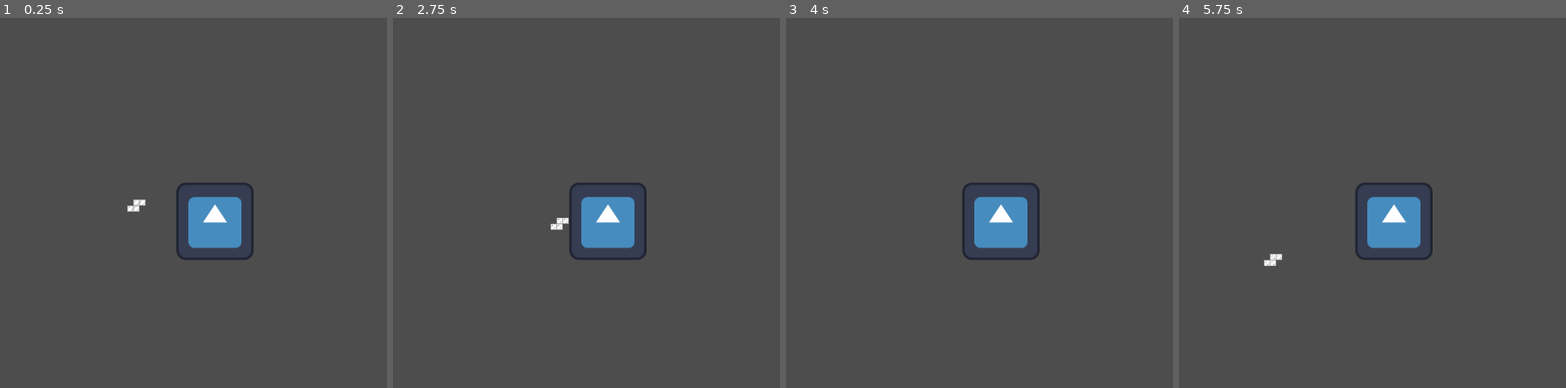
Above: before the commit, frames 1-4 (left to right).
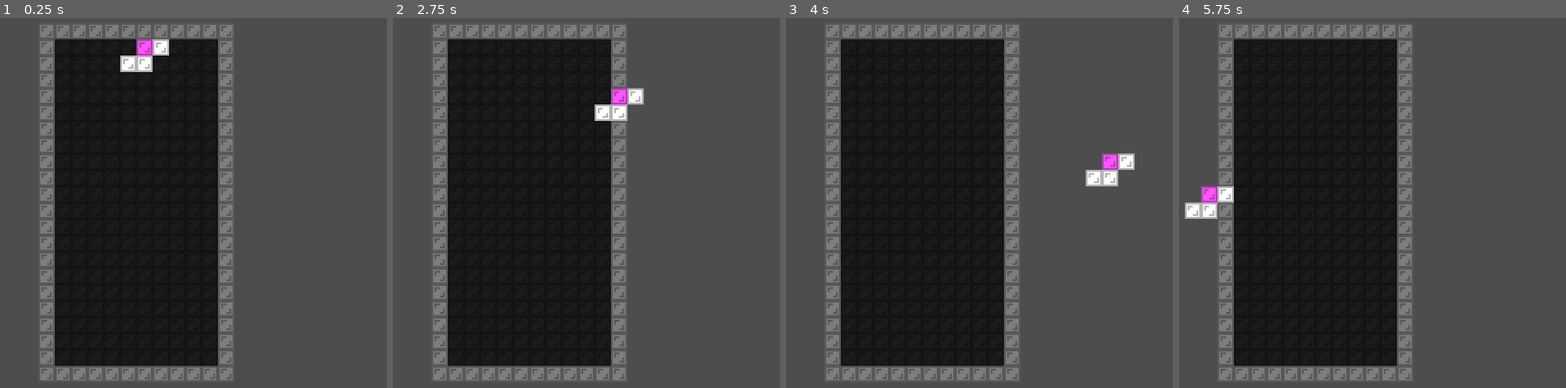
Above: after the commit, the same moments.

Repository: HenriqueCamillo/Dupartitris
Game: Godot game, scene res://Scenes/game.tscn
The game is run twice, just before and just after one commit, with the same random seed, the same clock (stepped at 60 frames per second) and the same inputs. The engine's default icon, where the game draws it, is replaced by a stand-in: a white triangle on a blue panel in a dark square.
Inputs:
- Up to frame 1 (0.25 s): no input
- Up to frame 2 (2.75 s): tap Enter at 0.5 s; hold Right (move_right) 0.53-1.28 s; tap Up (hard_drop) at 0.6 s; hold Left (move_left) 1.28-2.03 s; tap X (rotate_clockwise) at 1.35 s; hold Right (move_right) from 2.03 s (still down); tap Z (rotate_counterclockwise) at 2.1 s
- Up to frame 3 (4 s): tap Down (soft_drop) at 2.85 s; release Right (move_right) at 3.53 s; hold Left (move_left) from 3.53 s (still down); tap Up (hard_drop) at 3.6 s
- Up to frame 4 (5.75 s): keep holding Left (move_left); tap X (rotate_clockwise) at 4.35 s; tap Z (rotate_counterclockwise) at 5.1 s

The runs differ from the first frame. In frame 1, 44% of the frame differs, in the area x 10-66%, y 1-98%; in frame 2, 45%; in frame 3, 45%, in the area x 10-91%, y 1-98%; in frame 4, 45%.

Commit message:
Grid visuals and piece/block positioning on grid

Diff:
--- a/Scenes/game.tscn
+++ b/Scenes/game.tscn
@@ -1,14 +1,11 @@
-[gd_scene load_steps=3 format=3 uid="uid://c4ov56tonoyud"]
+[gd_scene load_steps=2 format=3 uid="uid://c4ov56tonoyud"]
 
 [ext_resource type="PackedScene" uid="uid://dgyg468y4vr6w" path="res://Scenes/tetris_manager.tscn" id="1_ebmjs"]
-[ext_resource type="Texture2D" uid="uid://que12xpy41kk" path="res://icon.svg" id="2_qxrlw"]
 
 [node name="Game" type="Node2D"]
 
 [node name="TetrisManager" parent="." instance=ExtResource("1_ebmjs")]
 
 [node name="Camera2D" type="Camera2D" parent="."]
-
-[node name="Sprite2D" type="Sprite2D" parent="."]
-position = Vector2(130, 31)
-texture = ExtResource("2_qxrlw")
+position = Vector2(0, -100)
+zoom = Vector2(2.7, 2.7)
--- a/Scenes/piece.tscn
+++ b/Scenes/piece.tscn
@@ -1,19 +1,26 @@
-[gd_scene load_steps=3 format=3 uid="uid://djhogos15swoh"]
+[gd_scene load_steps=4 format=3 uid="uid://djhogos15swoh"]
 
 [ext_resource type="Script" uid="uid://bc74w2lw44ux1" path="res://Scripts/Gameplay/piece.gd" id="1_jf0mb"]
 [ext_resource type="PackedScene" uid="uid://dk22ny3ep23ns" path="res://Scenes/block.tscn" id="2_y70yu"]
+[ext_resource type="Texture2D" uid="uid://dbi8ojrv127cx" path="res://Sprites/block.png" id="3_l2hco"]
 
 [node name="Piece" type="Node2D" node_paths=PackedStringArray("blocks")]
 script = ExtResource("1_jf0mb")
 blocks = [NodePath("Block1"), NodePath("Block2"), NodePath("Block3"), NodePath("Block4")]
 
 [node name="Block1" parent="." instance=ExtResource("2_y70yu")]
-position = Vector2(10, 0)
+position = Vector2(15, 5)
 
 [node name="Block2" parent="." instance=ExtResource("2_y70yu")]
-position = Vector2(0, 10)
+position = Vector2(5, 15)
 
 [node name="Block3" parent="." instance=ExtResource("2_y70yu")]
+position = Vector2(5, 5)
 
 [node name="Block4" parent="." instance=ExtResource("2_y70yu")]
-position = Vector2(-10, 0)
+position = Vector2(-5, 5)
+
+[node name="Debug" type="Sprite2D" parent="."]
+modulate = Color(1, 0.3372549, 1, 1)
+position = Vector2(5, 5)
+texture = ExtResource("3_l2hco")
--- a/Scenes/piece_spawner.tscn
+++ b/Scenes/piece_spawner.tscn
@@ -15,5 +15,3 @@
 script = ExtResource("1_fnwvi")
 _piece_types = Array[ExtResource("2_htfbb")]([ExtResource("3_85lbp"), ExtResource("4_hf1rk"), ExtResource("5_laevb"), ExtResource("6_4nrr1"), ExtResource("7_67x1v"), ExtResource("8_ugov6"), ExtResource("9_po8wo")])
 _piece_template = ExtResource("10_85lbp")
-
-[node name="Camera2D" type="Camera2D" parent="."]
--- /dev/null
+++ b/Scenes/t_grid.tscn
@@ -0,0 +1,25 @@
+[gd_scene load_steps=3 format=3 uid="uid://whceyfg610cp"]
+
+[ext_resource type="Script" uid="uid://d06gejtxsllr6" path="res://Scripts/Gameplay/t_grid.gd" id="1_4u0e5"]
+[ext_resource type="Texture2D" uid="uid://dbi8ojrv127cx" path="res://Sprites/block.png" id="2_4142e"]
+
+[node name="TGrid" type="Node2D" node_paths=PackedStringArray("border", "background")]
+script = ExtResource("1_4u0e5")
+border = NodePath("Boder")
+background = NodePath("Background")
+
+[node name="Boder" type="Sprite2D" parent="."]
+self_modulate = Color(0.48962224, 0.48962224, 0.48962218, 1)
+texture_repeat = 2
+position = Vector2(0, -100)
+texture = ExtResource("2_4142e")
+region_enabled = true
+region_rect = Rect2(0, 0, 120, 220)
+
+[node name="Background" type="Sprite2D" parent="."]
+self_modulate = Color(0.10747976, 0.10747973, 0.10747973, 1)
+texture_repeat = 2
+position = Vector2(0, -100)
+texture = ExtResource("2_4142e")
+region_enabled = true
+region_rect = Rect2(0, 0, 100, 200)
--- a/Scenes/tetris_manager.tscn
+++ b/Scenes/tetris_manager.tscn
@@ -1,18 +1,9 @@
-[gd_scene load_steps=14 format=3 uid="uid://dgyg468y4vr6w"]
+[gd_scene load_steps=5 format=3 uid="uid://dgyg468y4vr6w"]
 
 [ext_resource type="Script" uid="uid://je6xx4fm0oh4" path="res://Scripts/Gameplay/tetris_manager.gd" id="1_7cpae"]
 [ext_resource type="PackedScene" uid="uid://qabb27ubsbjd" path="res://Scenes/input_handler.tscn" id="2_gy7op"]
+[ext_resource type="PackedScene" uid="uid://whceyfg610cp" path="res://Scenes/t_grid.tscn" id="3_ilvt5"]
 [ext_resource type="PackedScene" uid="uid://5q2k55tkrw0o" path="res://Scenes/piece_spawner.tscn" id="3_s36ej"]
-[ext_resource type="Script" uid="uid://d06gejtxsllr6" path="res://Scripts/Gameplay/t_grid.gd" id="4_ilvt5"]
-[ext_resource type="Script" uid="uid://l6sli7lu00nu" path="res://Scripts/Data/piece_data.gd" id="4_m5pxt"]
-[ext_resource type="Resource" uid="uid://bufxj0a2augcj" path="res://Data/Pieces/i_piece.tres" id="5_vayi4"]
-[ext_resource type="Resource" uid="uid://plkfwo4jy00x" path="res://Data/Pieces/j_piece.tres" id="6_4sroy"]
-[ext_resource type="Resource" uid="uid://ctkcophlr6q18" path="res://Data/Pieces/l_piece.tres" id="7_f30yl"]
-[ext_resource type="Resource" uid="uid://wp1x2fkbxu3h" path="res://Data/Pieces/o_piece.tres" id="8_yys7r"]
-[ext_resource type="Resource" uid="uid://pm1fowtng7ph" path="res://Data/Pieces/s_piece.tres" id="9_l5o1t"]
-[ext_resource type="Resource" uid="uid://fbp3j8vwsbdt" path="res://Data/Pieces/t_piece.tres" id="10_25q4x"]
-[ext_resource type="Resource" uid="uid://buuktb1bv3lu0" path="res://Data/Pieces/z_piece.tres" id="11_gmr5w"]
-[ext_resource type="PackedScene" uid="uid://djhogos15swoh" path="res://Scenes/piece.tscn" id="12_j5g3x"]
 
 [node name="TetrisManager" type="Node2D" node_paths=PackedStringArray("_spawner", "_grid", "_das_timer")]
 script = ExtResource("1_7cpae")
@@ -40,13 +31,9 @@
 
 [node name="InputHandler" parent="." instance=ExtResource("2_gy7op")]
 
+[node name="TGrid" parent="." instance=ExtResource("3_ilvt5")]
+
 [node name="PieceSpawner" parent="." instance=ExtResource("3_s36ej")]
-_piece_types = Array[ExtResource("4_m5pxt")]([ExtResource("5_vayi4"), ExtResource("6_4sroy"), ExtResource("7_f30yl"), ExtResource("8_yys7r"), ExtResource("9_l5o1t"), ExtResource("10_25q4x"), ExtResource("11_gmr5w")])
-_piece_template = ExtResource("12_j5g3x")
-
-[node name="TGrid" type="Node2D" parent="."]
-script = ExtResource("4_ilvt5")
-metadata/_custom_type_script = "uid://d06gejtxsllr6"
 
 [node name="DASUpdateTimer" type="Timer" parent="."]
 wait_time = 0.1
--- a/Scripts/Gameplay/block.gd
+++ b/Scripts/Gameplay/block.gd
@@ -1,12 +1,36 @@
 class_name Block
 extends Node2D
 
+const _HALF_BLOCK_OFFSET := Vector2(GridSettings.BLOCK_SIZE / 2, GridSettings.BLOCK_SIZE / 2)
+
+var _parent_piece: Piece
 var _grid_position: Vector2i
+var grid_origin_position: Vector2
 
-func set_relative_grid_position(base_grid_position: Vector2i, relative_grid_position: Vector2i) -> void:
-	_grid_position = base_grid_position + relative_grid_position
-	position = relative_grid_position * GridSettings.BLOCK_SIZE
+@warning_ignore("unused_signal")
+signal on_detach(block: Block)
 
-func update_position_to_new_parent(parent_grid_position: Vector2i) -> void:
-	var relative_grid_position = _grid_position - parent_grid_position
-	set_relative_grid_position(parent_grid_position, relative_grid_position)
+func attach_to_piece(piece: Piece) -> void:
+	var parent = get_parent()
+	if parent != piece:
+		parent.remove_child(self)
+		_parent_piece.add_child(self)
+
+	_parent_piece = piece
+	recalculate_position()
+
+func detach_from_piece() -> void:
+	_parent_piece = null
+	_parent_piece.remove_child(self)
+	recalculate_position()
+
+func set_grid_position(grid_position: Vector2i) -> void:
+	_grid_position = grid_position
+	recalculate_position()
+
+func recalculate_position() -> void:
+	var world_position = _grid_position * GridSettings.BLOCK_SIZE + _HALF_BLOCK_OFFSET + grid_origin_position
+	if _parent_piece != null:
+		position = world_position - _parent_piece.position
+	else:
+		position = world_position
--- a/Scripts/Gameplay/piece.gd
+++ b/Scripts/Gameplay/piece.gd
@@ -6,6 +6,7 @@
 @export var blocks: Array[Block]
 
 var _piece_data: PieceData
+var _grid_origin_position: Vector2
 
 var _current_rotation := Enums.Rotation.DEGREES_0:
 	set(value):
@@ -15,23 +16,40 @@
 		_current_rotation = value
 		_update_blocks_positions()
 
-var _grid_position: Vector2i:
+var grid_position: Vector2i:
 	set(value):
-		if _grid_position == value:
+		if grid_position == value:
 			return
 
-		_grid_position = value
-		position = _grid_position * GridSettings.BLOCK_SIZE
+		grid_position = value
+		position = grid_position * GridSettings.BLOCK_SIZE + _grid_origin_position
 		_update_blocks_positions()
 
 @warning_ignore("shadowed_variable")
-func setup(piece_data: PieceData) -> void:
+func setup(piece_data: PieceData, grid_origin_position: Vector2) -> void:
 	if piece_data.variants <= 0:
 		push_error("Setting up Piece with Piece Data with 0 position variants (%s)." % piece_data.resource_name)
 		return
 
-	self._piece_data = piece_data
+	_piece_data = piece_data
+	_grid_origin_position = grid_origin_position
+
+	_setup_blocks()
 	_update_blocks_positions()
+
+func _setup_blocks() -> void:
+	for block in blocks:
+		block.grid_origin_position = _grid_origin_position
+		block.attach_to_piece(self)
+		block.on_detach.connect(_on_block_detached)
+
+func _on_block_detached(block: Block) -> void:
+	for i in range(0, blocks.size() - 1):
+		if blocks[i] == block:
+			blocks.remove_at(i)
+			break
+
+	block.on_detach.disconnect(_on_block_detached)
 
 func _get_blocks_offsets() -> Array[Vector2i]:
 	return _piece_data.get_blocks_positions(_current_rotation)
@@ -39,7 +57,7 @@
 func _update_blocks_positions() -> void:
 	for i in range(BLOCKS_PER_PIECE):
 		var block_offsets = _get_blocks_offsets()
-		blocks[i].set_relative_grid_position(_grid_position, block_offsets[i])
+		blocks[i].set_grid_position(grid_position + block_offsets[i])
 
 func rotate_clockwise() -> void:
 	_set_piece_rotation(_current_rotation + 1)
@@ -72,4 +90,4 @@
 	_move(Vector2i(offset, 0))
 
 func _move(offset: Vector2i) -> void:
-	_grid_position += offset
+	grid_position += offset
--- a/Scripts/Gameplay/piece_spawner.gd
+++ b/Scripts/Gameplay/piece_spawner.gd
@@ -3,6 +3,17 @@
 
 @export var _piece_types: Array[PieceData]
 @export var _piece_template: PackedScene
+
+var _grid: TGrid
+
+var _grid_origin_position: Vector2:
+	get:
+		if _grid == null:
+			return Vector2.ZERO
+		return _grid.get_origin_position()
+
+func setup(grid: TGrid) -> void:
+	_grid = grid
 
 func _get_random_piece_type() -> PieceData:
 	var index = randi_range(0, _piece_types.size() - 1)
@@ -11,5 +22,7 @@
 func spawn_piece() -> Piece:
 	var piece_type = _get_random_piece_type()
 	var piece = _piece_template.instantiate() as Piece
-	piece.setup(piece_type)
+	piece.setup(piece_type, _grid_origin_position)
+	piece.grid_position = GridSettings.INITIAL_POSITION
+	_grid.add_child(piece)
 	return piece
--- a/Scripts/Gameplay/t_grid.gd
+++ b/Scripts/Gameplay/t_grid.gd
@@ -1,16 +1,46 @@
 class_name TGrid
 extends Node2D
 
-var grid: Array[Block]
+@export var border: Sprite2D
+@export var background: Sprite2D
+
+var _grid: Array[Block]
+var _origin_position: Vector2
 
 func _ready() -> void:
+	_initialize_grid_array()
+	_setup_visuals()
+	_calculate_origin_position()
+
+func _initialize_grid_array() -> void:
 	var size = GridSettings.GRID_SIZE
 	var number_of_positions = size.x * size.y
-	grid.resize(number_of_positions)
+	_grid.resize(number_of_positions)
+
+func _setup_visuals() -> void:
+	var grid_shape = GridSettings.GRID_SIZE
+	background.position.y = -(grid_shape.y / 2) * GridSettings.BLOCK_SIZE
+	background.region_rect = Rect2(Vector2.ZERO, grid_shape * GridSettings.BLOCK_SIZE)
+
+	var border_shape = grid_shape + Vector2i(2, 2)
+	border.region_rect = Rect2(Vector2.ZERO, border_shape * GridSettings.BLOCK_SIZE)
+	border.position.y = background.position.y
+
+func _calculate_origin_position() -> void:
+	_origin_position = GridSettings.GRID_SIZE * GridSettings.BLOCK_SIZE
+	_origin_position *= -1
+	_origin_position.x /= 2
+
+func get_origin_position() -> Vector2:
+	return _origin_position
+
 
 @warning_ignore("shadowed_variable_base_class")
-func array_index(position: Vector2i) -> int:
+func _array_index(position: Vector2i) -> int:
 	return position.y * GridSettings.GRID_SIZE.y + position.x
+
+#func position_piece_on_grid(piece: Piece, grid_position: Vector2i = GridSettings.INITIAL_POSITION) -> void:
+	#piece.position =
 
 func place_piece_on_grid(piece: Piece) -> void:
 	for block in piece.blocks:
@@ -19,13 +49,12 @@
 	piece.queue_free()
 
 func place_block_on_grid(block: Block) -> void:
-	block.get_parent().remove_child(block)
+	block.detach_from_piece()
 	self.add_child(block)
-	print(block._grid_position)
-	block.update_position_to_new_parent(Vector2i.ZERO)
+	# block.recalculate_position()
 
 func is_empty(grid_position: Vector2i) -> bool:
-	return grid[array_index(grid_position)] == null
+	return _grid[_array_index(grid_position)] == null
 
 func are_empty(grid_positions: Array[Vector2i]) -> bool:
 	for grid_position in grid_positions:
--- a/Scripts/Gameplay/tetris_manager.gd
+++ b/Scripts/Gameplay/tetris_manager.gd
@@ -47,6 +47,7 @@
 			_das_timer.stop()
 
 func _ready() -> void:
+	_spawner.setup(_grid)
 	_start_game(0)
 
 func _start_game(start_level: int) -> void:
@@ -93,7 +94,6 @@
 
 func _spawn_next_piece() -> void:
 	_falling_piece = _spawner.spawn_piece()
-	self.add_child(_falling_piece)
 
 func _on_rotate_clockwise_pressed() -> void:
 	if _falling_piece != null:
--- a/Scripts/Globals/grid_settings.gd
+++ b/Scripts/Globals/grid_settings.gd
@@ -1,6 +1,6 @@
 extends Node
 
 # TODO: This doesn't need to be global, can be on TGrid and passed to the pieces on spawn
-const BLOCK_SIZE: int = 10
+const BLOCK_SIZE: float = 10
 const GRID_SIZE := Vector2i(10, 20)
-const INITIAL_POSITION := Vector2i(4, 0)
+const INITIAL_POSITION := Vector2i(5, 0)
